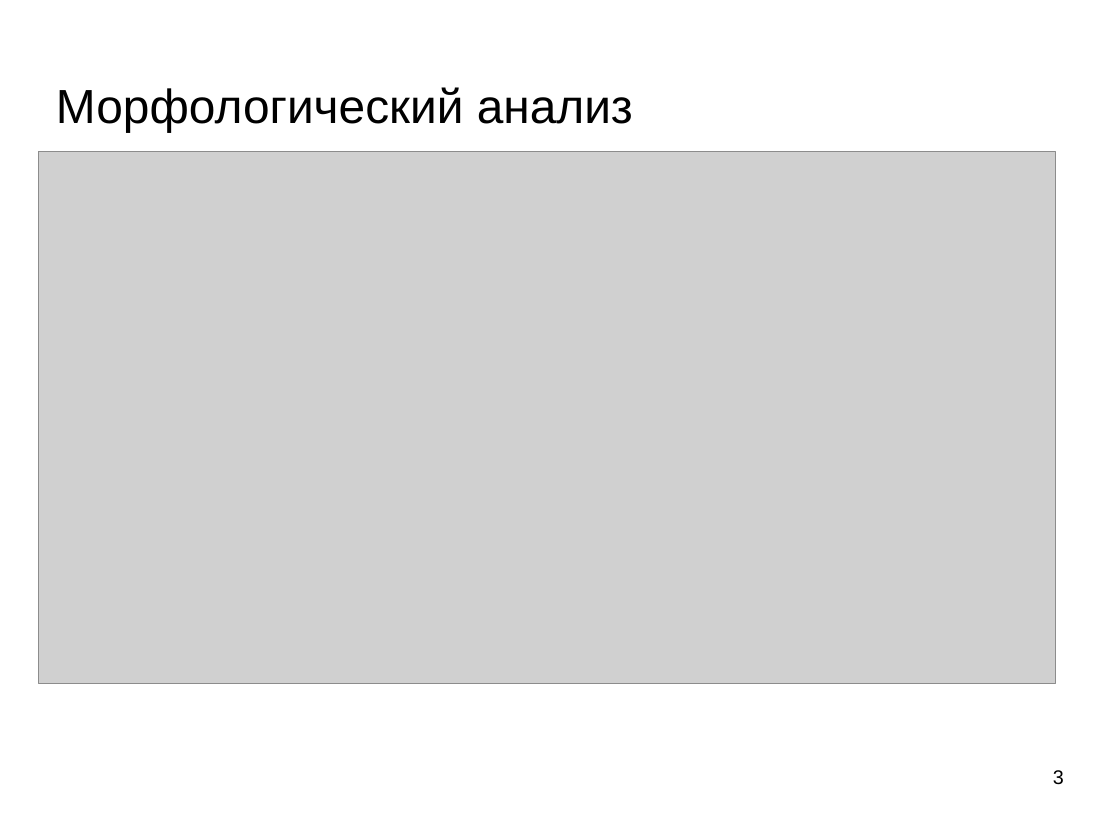
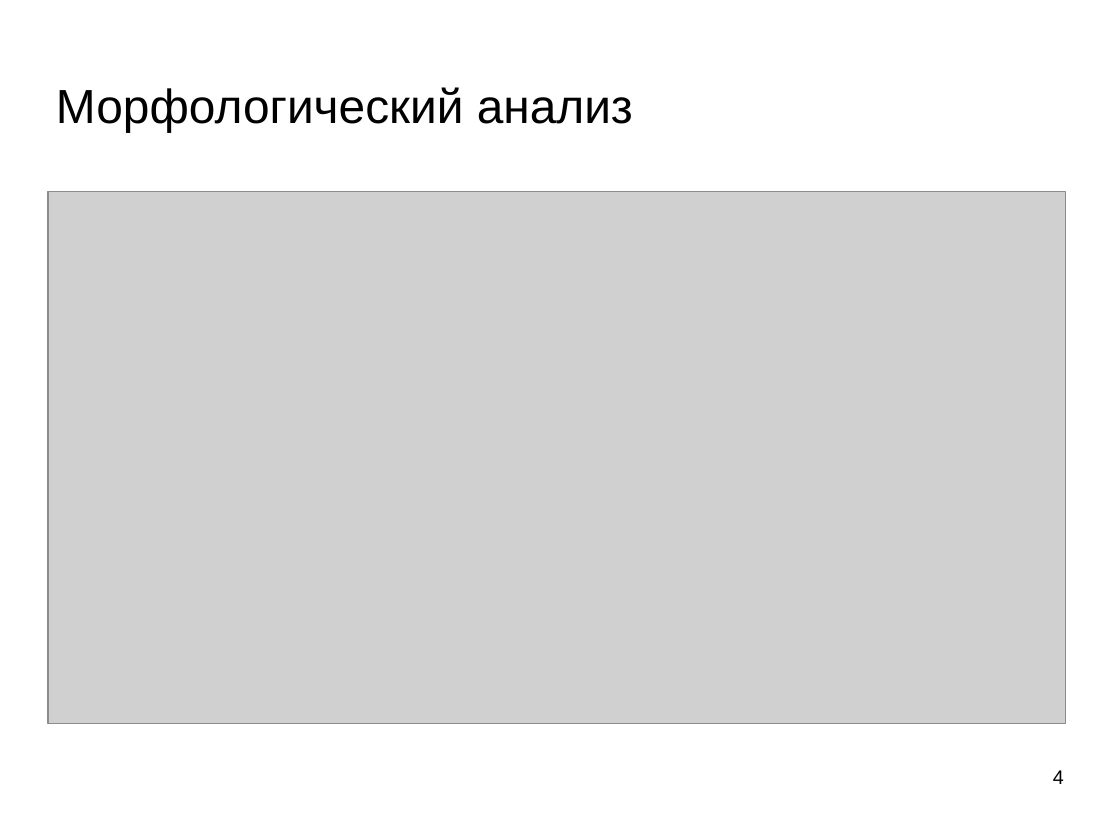
Before and after one commit to mechanoid5/ml_nlp_2022, a slide deck: slide 4 of 06-morph.odp (slide 3 before the commit). Drawn at 1120x840 pixels with LibreOffice and Linux fonts; fonts in the diff are those of the drawing; grey boxes stand for pictures; background and template pictures are left out. Boxes give left, top, right and bottom in pixels: in the first picture for what was removed or moved away, otherwise in the second. Text is boxed around its words. In the diff, an @@ line names an element or a change of style, - is before the commit and + after.

```diff
--- a/06-morph.odp
+++ b/06-morph.odp
@@ picture: place and size @@
-picture at (39, 152, 1057, 684)
+picture at (48, 192, 1066, 724)
@@ page number at (1053, 770, 1064, 784): text changed @@
-3
+4
```
Also in this commit, not shown: 2 other slides changed, 1 slide added, 6 other files.
